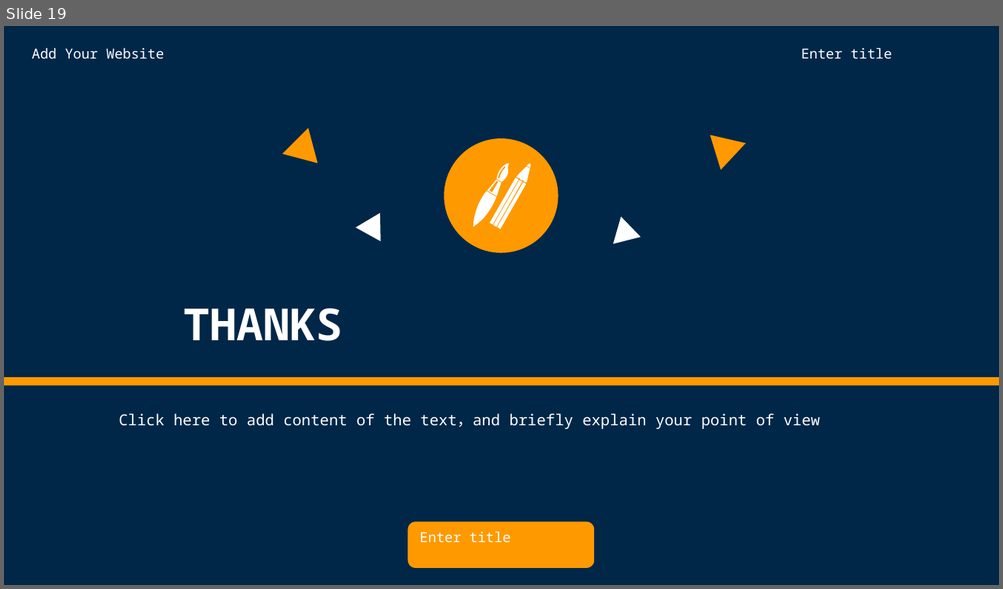
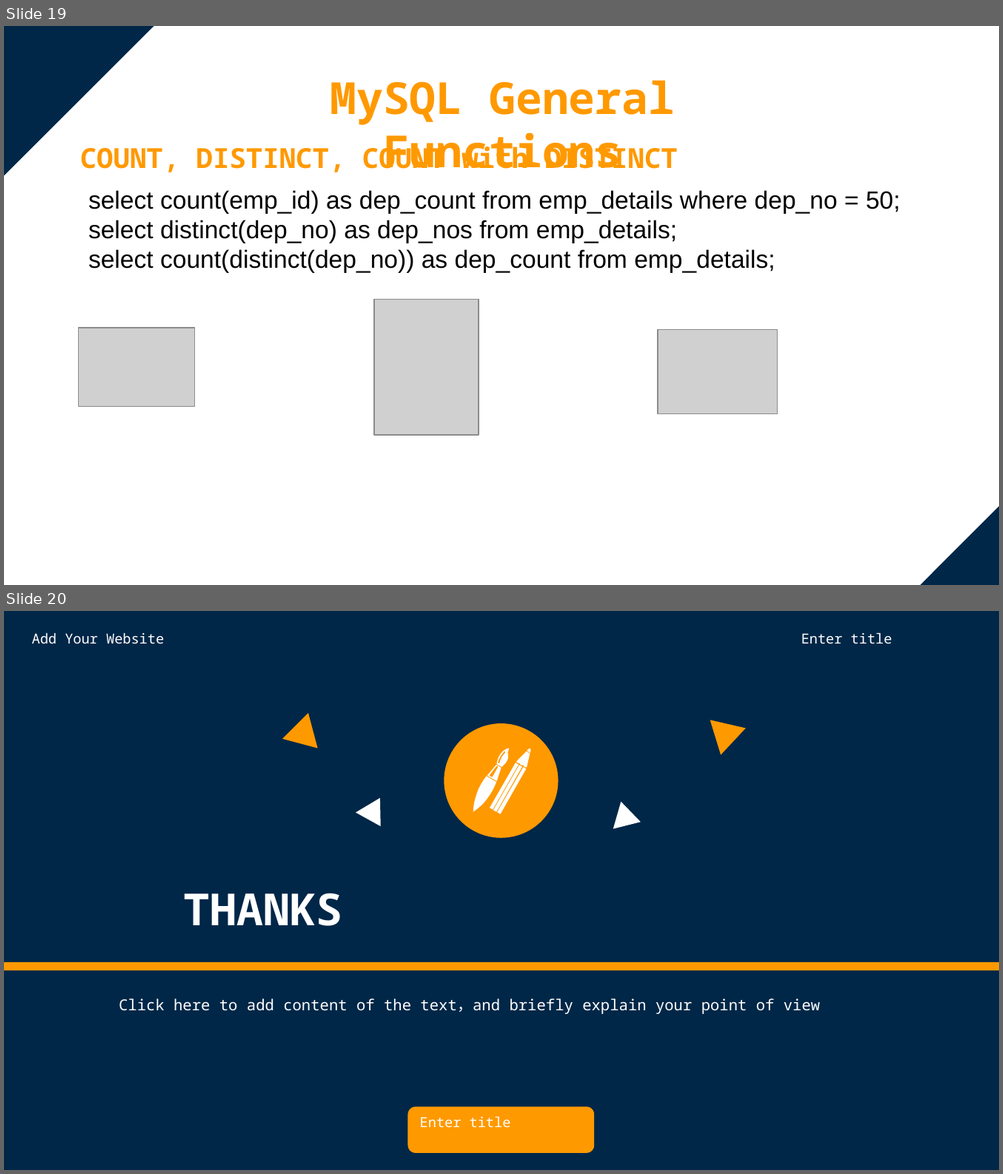
Before and after one commit to vijayadithya831/personal, a slide deck: Full Stack/SQL/Mini Project/SQL Mini Project.pptx. Shown one above the other, each under a label of ours: slide 19 before the commit, slides 19 and 20 after it. The pictures are 1003x589 and 1003x1174 pixels, drawn with LibreOffice and Linux fonts; fonts in the diff are those of the drawing; grey boxes stand for pictures. Boxes give left, top, right and bottom in pixels: in the first picture for what was removed or moved away, otherwise in the second. Text is boxed around its words. In the diff, an @@ line names an element or a change of style, - is before the commit and + after.

```diff
--- a/Full Stack/SQL/Mini Project/SQL Mini Project.pptx
+++ b/Full Stack/SQL/Mini Project/SQL Mini Project.pptx
@@ slide 19 added at (x1=4, y1=26, x2=999, y2=585), background #FFFFFF @@
@@ right triangle added at (x1=4, y1=26, x2=155, y2=178), fill #002748 @@
@@ text added at (x1=330, y1=80, x2=674, y2=169), 32 pt, text #FF9900, bold @@
+MySQL General Functions
@@ text added at (x1=80, y1=142, x2=677, y2=175), 20 pt, text #FF9900, bold @@
+COUNT, DISTINCT, COUNT with DISTINCT
@@ text added at (x1=88, y1=190, x2=900, y2=272), 18 pt, text #000000 @@
+select count(emp_id) as dep_count from emp_details where dep_no = 50;
+select distinct(dep_no) as dep_nos from emp_details;
+select count(distinct(dep_no)) as dep_count from emp_details;
@@ picture added at (x1=374, y1=300, x2=478, y2=436) @@
@@ picture added at (x1=79, y1=329, x2=195, y2=407) @@
@@ picture added at (x1=657, y1=329, x2=777, y2=414) @@
@@ right triangle added at (x1=916, y1=504, x2=999, y2=585), fill #002748 @@
@@ what was slide 19 is now slide 20 @@
```
Also in this commit, not shown: 1 slide changed, 1 other file.
